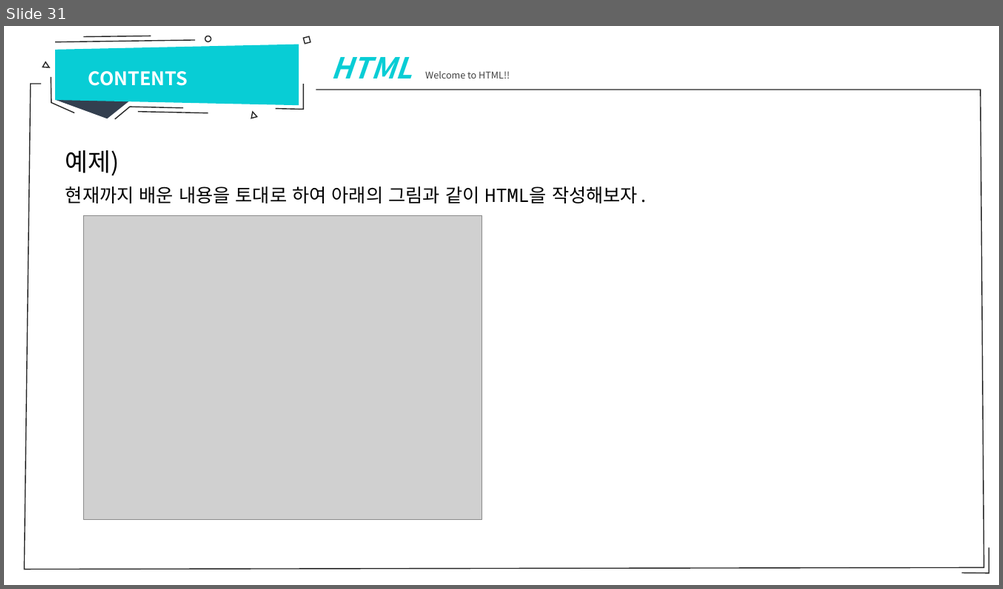
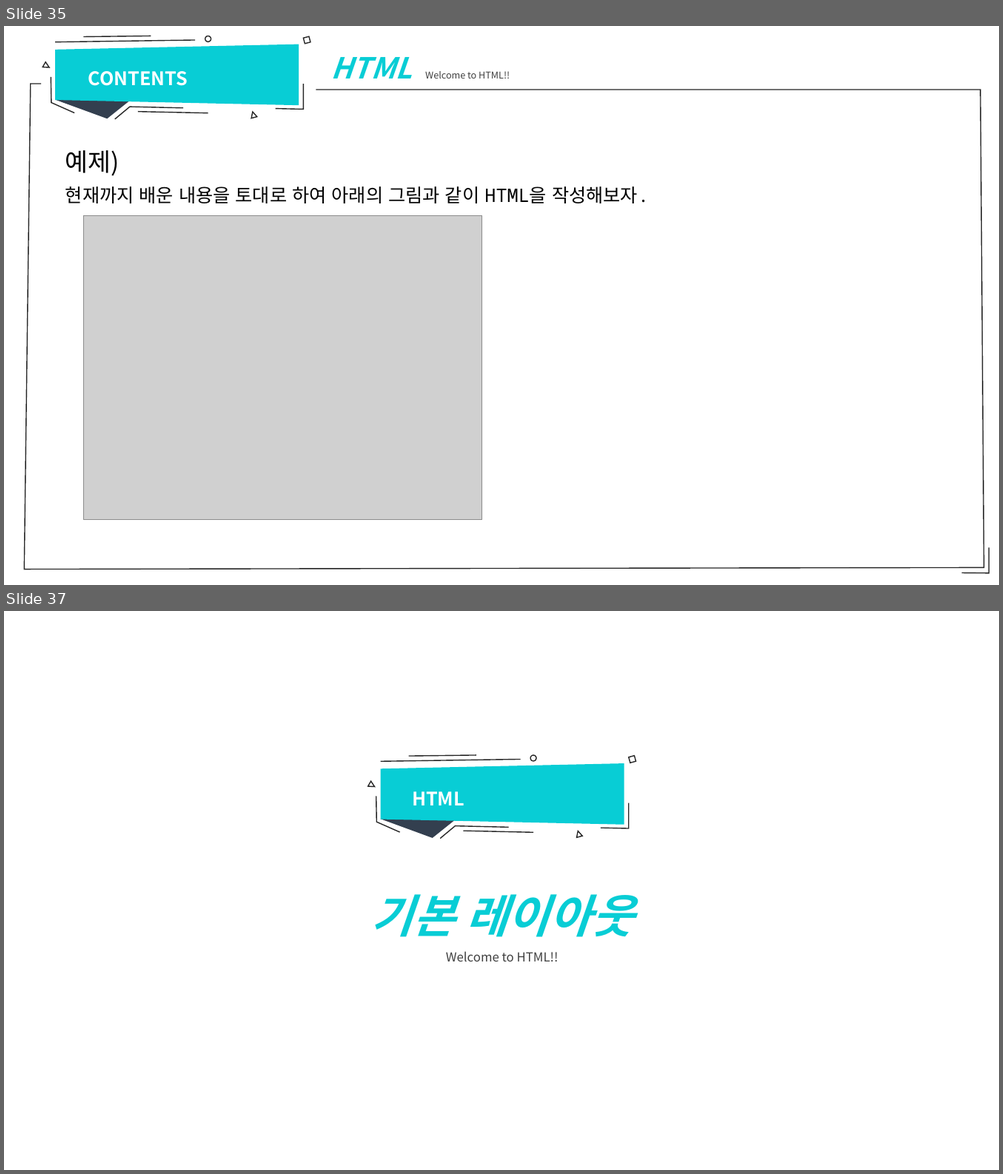
Before and after one commit to sumn-2020/lecture, a slide deck: 강의자료.pptx. Shown one above the other, each under a label of ours: slide 31 before the commit, slides 35 and 37 after it; the slides between them are not shown. The pictures are 1003x589 and 1003x1174 pixels, drawn with LibreOffice and Linux fonts; fonts in the diff are those of the drawing; grey boxes stand for pictures. Boxes give left, top, right and bottom in pixels: in the first picture for what was removed or moved away, otherwise in the second. Text is boxed around its words. In the diff, an @@ line names an element or a change of style, - is before the commit and + after.

```diff
--- a/강의자료.pptx
+++ b/강의자료.pptx
@@ slide 37 added at bbox=[4, 611, 999, 1170], background #FFFFFF @@
@@ group added at bbox=[368, 755, 636, 839]: 3 triangles, 3 lines, 3 freeform shapes, 1 trapezoid, 1 ellipse, 1 rectangle @@
@@ text added at bbox=[412, 792, 464, 806], 18 pt, text #FFFFFF, bold @@
+HTML
@@ text added at bbox=[371, 894, 633, 962], 12 pt, text #404040 @@
+기본 레이아웃
+Welcome to HTML!!
@@ what was slide 31 is now slide 35 @@
```
Also in this commit, not shown: 44 slides changed, 7 other slides added, 1 slide removed, 28 other files.
